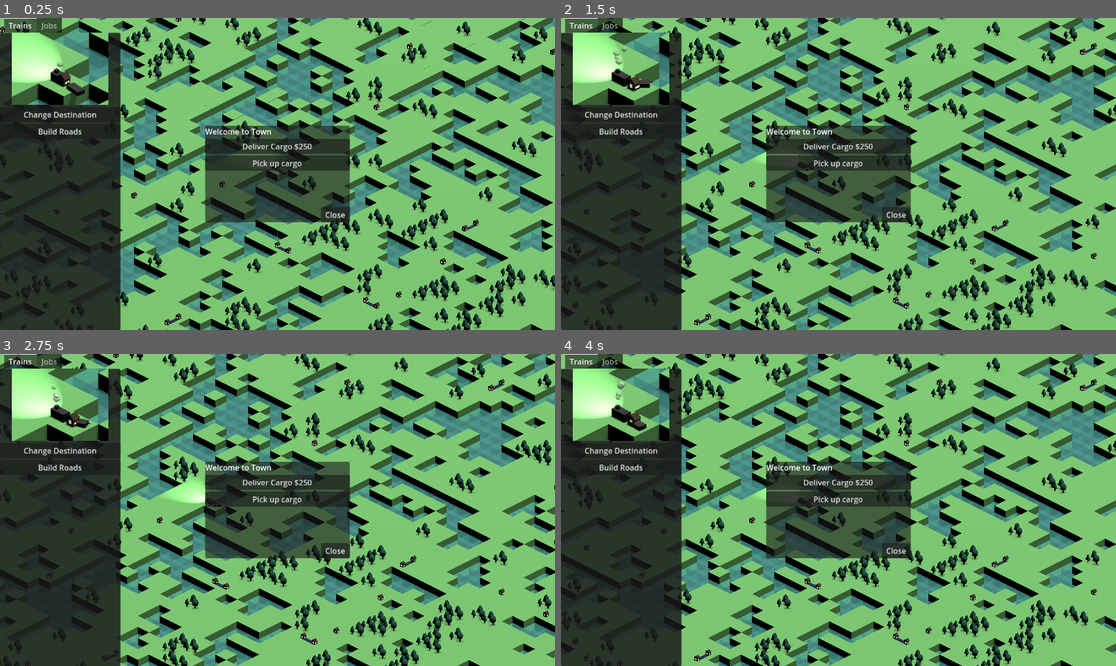
Above: before the commit, frames 1-4 (two rows, left to right).
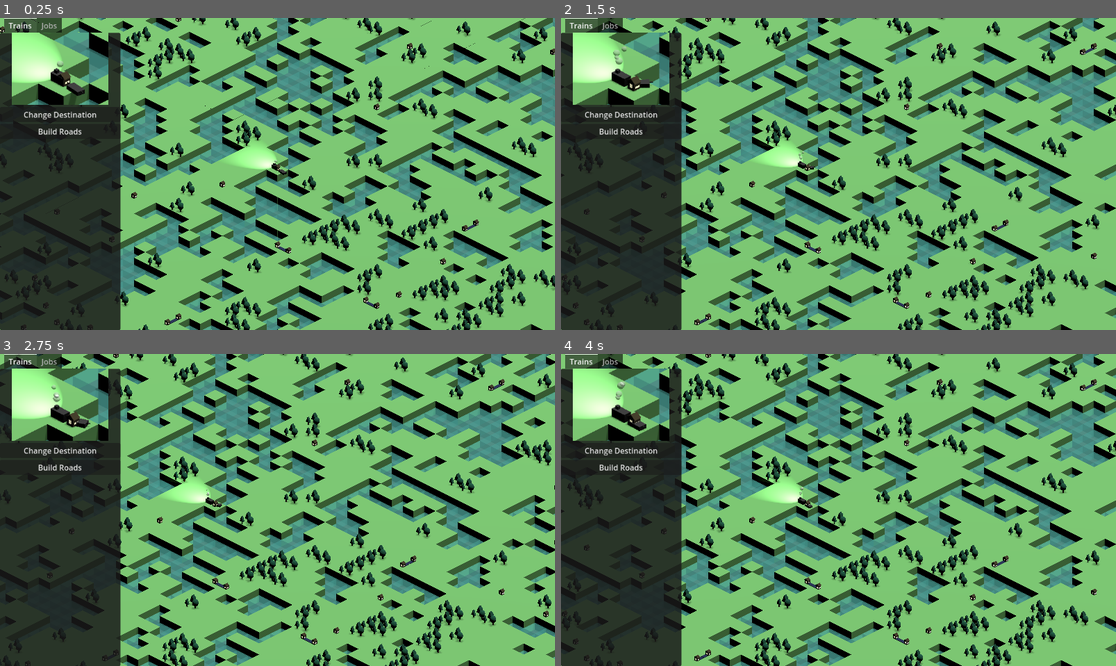
Above: after the commit, the same moments.

Repository: maryilewis/fantasy-railroad
Game: Godot game, scene res://World Map/World Map.tscn
Same seed, same stepped clock (60 frames per second), same inputs: the game is played once before the commit and once after it.
Inputs (mouse positions are in pixels of both pictures, inside the frame that each line leads up to):
- Up to frame 1 (0.25 s): no input
- Up to frame 2 (1.5 s): tap Enter at 0.5 s; move the mouse to (960, 158) at 0.52 s; hold D 0.53-1.25 s; click (960, 158) at 0.67 s; tap Space at 1.25 s; drag from (727, 189) to (810, 236) at 1.27 s
- Up to frame 3 (2.75 s): tap Enter at 2 s; move the mouse to (333, 441) at 2.02 s; hold D from 2.03 s (still down)
- Up to frame 4 (4 s): release D at 2.75 s; tap Space at 2.75 s; drag from (810, 572) to (672, 463) at 2.77 s; tap Enter at 3.5 s; move the mouse to (1005, 556) at 3.52 s; hold A from 3.53 s (still down)

The runs differ from the first frame. In frame 1, 7.1% of the frame differs, in the area x 36-64%, y 34-66%; in frame 2, 7.0%; in frame 3, 7.2%; in frame 4, 7.0%.

Commit message:
town menu progress

Diff:
--- a/Autoloads/job_service.gd
+++ b/Autoloads/job_service.gd
@@ -43,6 +43,9 @@
 func connect_job_list_scene(parent):
 	parent.add_child(job_menu)
 
+func get_jobs_by_town(town):
+	return visible_job_list.filter(func(job): return job.town == town)
+
 # Called every frame. 'delta' is the elapsed time since the previous frame.
 func _process(_delta):
 	pass
--- a/Autoloads/menu_service.gd
+++ b/Autoloads/menu_service.gd
@@ -14,7 +14,11 @@
 	print("adding town menu...")
 	town_menu = town_menu_ref.instantiate()
 	add_child(town_menu)
-	#hide_town_menu()
+	close_town_menu()
+
+func show_town_menu(town):
+	town_menu.set_town(town)
+	town_menu.visible = true
 
 # Called every frame. 'delta' is the elapsed time since the previous frame.
 func _process(_delta):
--- a/Menus/Town Menu/Town Menu.gd
+++ b/Menus/Town Menu/Town Menu.gd
@@ -1,23 +1,62 @@
 class_name TownMenu extends Control
 
 var town: TownNode
+var jobs = []
 
 # Called when the node enters the scene tree for the first time.
 func _ready():
 	pass # Replace with function body.
 
 func set_town(_town):
+	#remove all old buttons!!
+	for child in $Panel/VBoxContainer.get_children():
+		if child.is_class("Button"):
+			$Panel/VBoxContainer.remove_child(child)
+			child.queue_free()
+
 	town = _town
 	$Panel/VBoxContainer/RichTextLabel.text = "Welcome to " + town.display_name
 
-	#add_button ( String text, bool right=false, String action="" )
-	#for job in list, is it this town and do you have the cargo? if so, add a button (hide when the job is complete)
-	#for export in this town, add a button to pick some up (disabled if you have no room)
+	jobs = JobService.get_jobs_by_town(town)
+	for job in jobs:
+		var button = Button.new()
+		button.text = "Deliver " + job.cargo + " " + str(job.payment)
+		button.pressed.connect(complete_job.bind(job))
+		$Panel/VBoxContainer.add_child(button)
+		button.set_meta("type", "job")
+		button.set_meta("job", job)
+	for product in town.products:
+		var button = Button.new()
+		button.text = "Pick up " + product
+		button.pressed.connect(pick_up_cargo.bind(product))
+		$Panel/VBoxContainer.add_child(button)
+		button.set_meta("type", "cargo")
+		button.set_meta("cargo", product)
+
+func evaluate_buttonability():
+	var trains_in_station = town.trains_in_station
+	for child in $Panel/VBoxContainer.get_children():
+		if child.is_class("Button"):
+			match child.get_meta("type"):
+				"job":
+					# if the train in town has the appropriate the cargo, you can complete a job
+					print(child.get_meta("job").cargo)
+				"cargo":
+					# if the train in town has room, you can pick up cargo
+					print("it's a cargo button")
+	pass
 
 # Called every frame. 'delta' is the elapsed time since the previous frame.
 func _process(_delta):
 	pass
 
-
 func _on_close_pressed():
 	MenuService.close_town_menu()
+
+func complete_job(job):
+	print(job)
+	evaluate_buttonability()
+
+func pick_up_cargo(cargo):
+	print(cargo)
+	evaluate_buttonability()
--- a/Menus/Town Menu/Town Menu.tscn
+++ b/Menus/Town Menu/Town Menu.tscn
@@ -55,15 +55,6 @@
 "
 fit_content = true
 
-[node name="Complete Job" type="Button" parent="Panel/VBoxContainer"]
-layout_mode = 2
-text = "Deliver Cargo $250"
-
-[node name="Pick Up Cargo" type="Button" parent="Panel/VBoxContainer"]
-layout_mode = 2
-text = "Pick up cargo
-"
-
 [node name="Close" type="Button" parent="Panel"]
 layout_mode = 1
 anchors_preset = 3
--- a/Square Scenes/town/town_script.gd
+++ b/Square Scenes/town/town_script.gd
@@ -34,3 +34,6 @@
 	var ends = ["burg", "ton", " Town", " City", "ville", "sville", "town", " Place"]
 	var starts = ["Place", "Where", "Here", "There", "Okay", "Well"]
 	return starts[randi() % starts.size()] + ends[randi() % ends.size()]
+
+func _on_click():
+	MenuService.show_town_menu(self)
